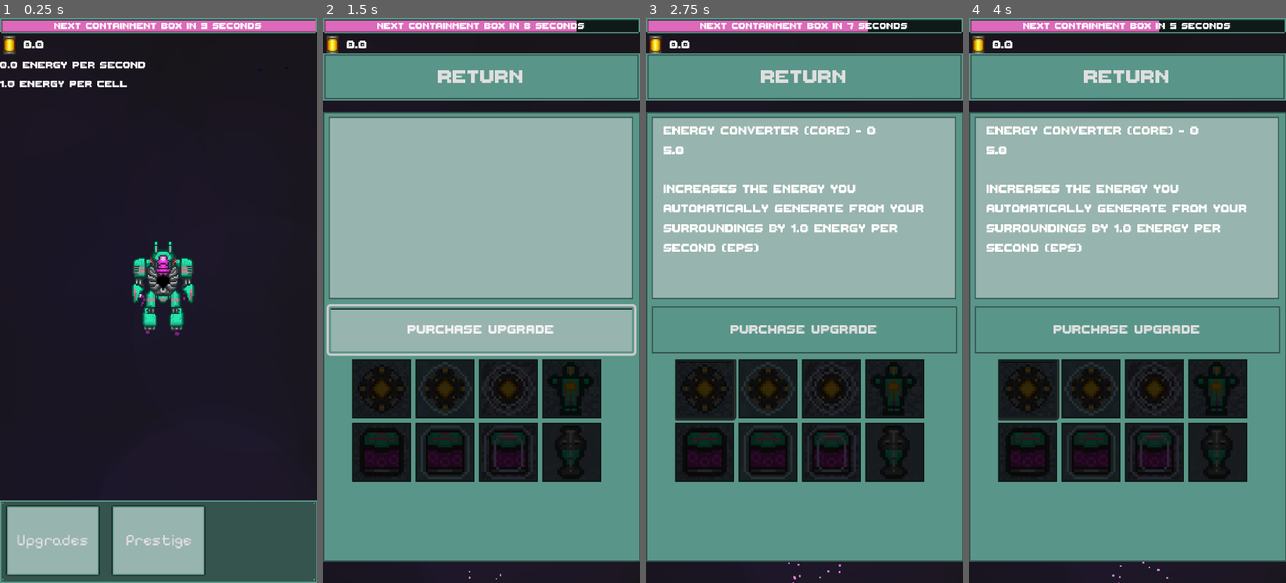
Above: before the commit, frames 1-4 (left to right).
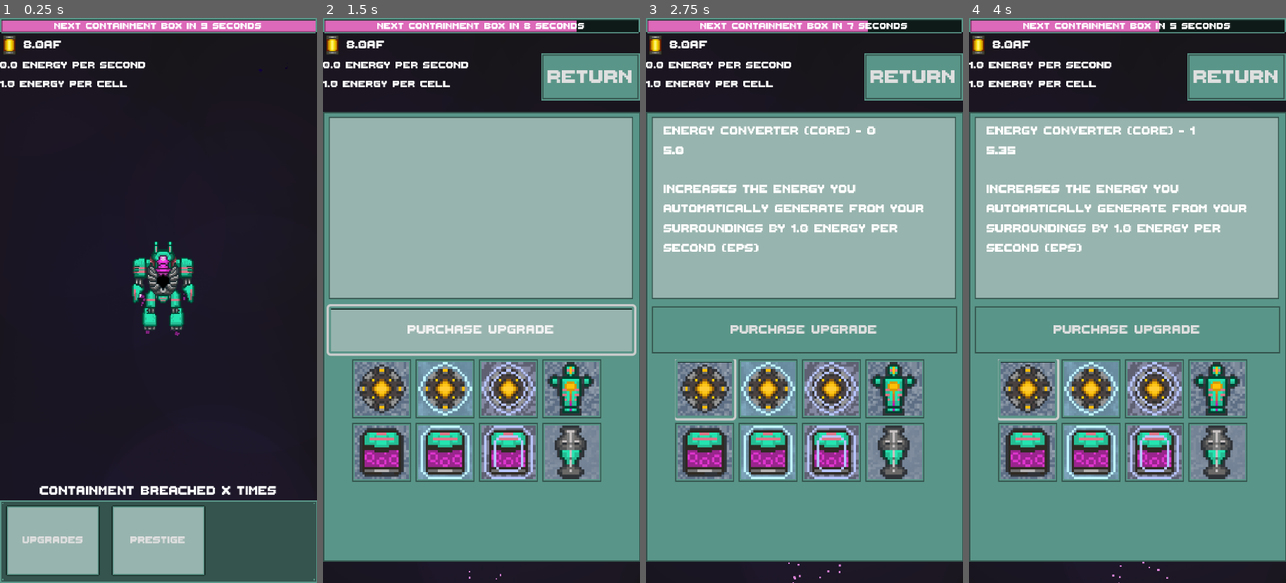
Above: after the commit, the same moments.

Repository: MightyPossum/Kabal-GameJam-2025
Game: Godot game, scene res://assets/scenes/GameScene.tscn
Two runs of this game, one before a commit and one after it. Both use one fixed random seed, a clock stepped at 60 frames per second and the inputs below.
Inputs (mouse positions are in pixels of both pictures, inside the frame that each line leads up to):
- Up to frame 1 (0.25 s): no input
- Up to frame 2 (1.5 s): click "Upgrades" at 0.5 s; click "Purchase Upgrade" at 1.25 s
- Up to frame 3 (2.75 s): click (706, 390) at 2.02 s
- Up to frame 4 (4 s): click "Purchase Upgrade" at 2.75 s; click (1029, 390) at 3.52 s

The runs differ from the first frame. In frame 1, 1.3% of the frame differs, in the area x 5-88%, y 4-94%; in frame 2, 22%; in frame 3, 22%; in frame 4, 22%, in the area x 0-98%, y 4-83%.

Commit message:
added breach label

Diff:
--- a/assets/scenes/ux.tscn
+++ b/assets/scenes/ux.tscn
@@ -195,6 +195,20 @@
 theme_override_font_sizes/font_size = 13
 text = "Y Energy Harvest"
 
+[node name="VBoxContainer" type="VBoxContainer" parent="gameMenu"]
+layout_mode = 2
+size_flags_vertical = 8
+theme_override_constants/separation = 70
+
+[node name="containmentBreachCounter" type="Label" parent="gameMenu/VBoxContainer"]
+layout_mode = 2
+theme_override_fonts/font = ExtResource("6_w3aai")
+text = "Containment Breached X Times"
+horizontal_alignment = 1
+
+[node name="Control" type="Control" parent="gameMenu/VBoxContainer"]
+layout_mode = 2
+
 [node name="upgrademenu" type="MarginContainer" parent="."]
 unique_name_in_owner = true
 visible = false
@@ -214,6 +228,7 @@
 unique_name_in_owner = true
 custom_minimum_size = Vector2(0, 40)
 layout_mode = 2
+size_flags_horizontal = 8
 theme_override_fonts/font = ExtResource("6_w3aai")
 theme_override_font_sizes/font_size = 25
 theme_override_styles/hover = SubResource("StyleBoxTexture_7w7j3")
@@ -355,6 +370,7 @@
 [node name="close_prestige_menu" type="Button" parent="prestigemenu/VBoxContainer2"]
 custom_minimum_size = Vector2(0, 40)
 layout_mode = 2
+size_flags_horizontal = 8
 theme_override_fonts/font = ExtResource("6_w3aai")
 theme_override_font_sizes/font_size = 25
 theme_override_styles/hover = SubResource("StyleBoxTexture_7w7j3")
@@ -542,7 +558,7 @@
 layout_mode = 2
 size_flags_horizontal = 4
 size_flags_vertical = 4
-theme_override_fonts/font = ExtResource("2_frtvw")
+theme_override_fonts/font = ExtResource("6_w3aai")
 theme_override_font_sizes/font_size = 13
 theme_override_styles/hover = SubResource("StyleBoxTexture_u4p3t")
 theme_override_styles/pressed = SubResource("StyleBoxTexture_u4p3t")
@@ -555,7 +571,7 @@
 layout_mode = 2
 size_flags_horizontal = 4
 size_flags_vertical = 4
-theme_override_fonts/font = ExtResource("2_frtvw")
+theme_override_fonts/font = ExtResource("6_w3aai")
 theme_override_font_sizes/font_size = 13
 theme_override_styles/hover = SubResource("StyleBoxTexture_r0f6b")
 theme_override_styles/pressed = SubResource("StyleBoxTexture_r0f6b")
--- a/assets/scripts/globalvariables.gd
+++ b/assets/scripts/globalvariables.gd
@@ -72,7 +72,7 @@
 var UX : Control = null
 var MECH : Node2D = null
 
-var ENERGY : Big = Big.new(0)
+var ENERGY : Big = Big.new(8,30)
 var ENERGY_STRING : String:
 	get:
 		return ENERGY.toAA()
